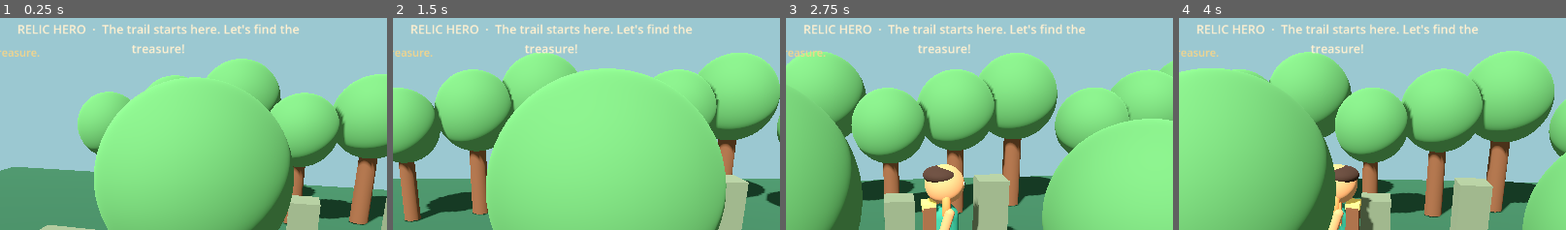
Above: before the commit, frames 1-4 (left to right).
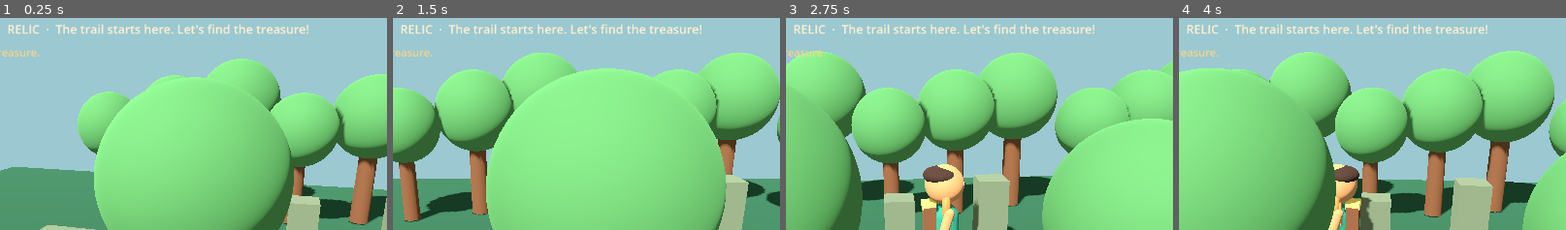
Above: after the commit, the same moments.

Repository: sshacker18/the-treasure-android
Game: Godot game, scene res://scenes/main.tscn
Same seed, same stepped clock (60 frames per second), same inputs: the game is played once before the commit and once after it. The project has no main scene, so this scene is started directly.
Inputs (mouse positions are % of the whole screen's width and height, from its top left):
- Up to frame 1 (0.25 s): no input
- Up to frame 2 (1.5 s): drag from (9, 84) to (60, 26) at 0.52 s; drag from (30, 54) to (45, 69) at 1.27 s
- Up to frame 3 (2.75 s): move the mouse to (60, 26) at 2.02 s; hold Right (ui_right) from 2.03 s (still down)
- Up to frame 4 (4 s): release Right (ui_right) at 2.75 s; drag from (45, 69) to (20, 34) at 2.77 s; move the mouse to (80, 64) at 3.52 s; hold Left (ui_left) from 3.53 s (still down)
The pictures show only the part of the screen within x 30-79%, y 0-50%; the shares and areas given below are measured in that part.

The runs differ from the first frame. In frame 1, 1.9% of the frame differs, in the area x 2-80%, y 2-17%; in frame 2, 1.9%; in frame 3, 1.9%; in frame 4, 1.9%.

Commit message:
fix(godot): use RELIC as the character placeholder label

Diff:
--- a/godot-prototype/scripts/main.gd
+++ b/godot-prototype/scripts/main.gd
@@ -24,7 +24,7 @@
 	_build_hero()
 	_build_camera()
 	_build_hud()
-	_show_line("RELIC HERO", "The trail starts here. Let's find the treasure!")
+	_show_line("RELIC", "The trail starts here. Let's find the treasure!")
 	_update_status("Explore the jungle and find the glowing treasure.")
 
 func _process(delta: float) -> void:
@@ -307,17 +307,17 @@
 		"jump":
 			if hero.is_on_floor():
 				hero.velocity.y = JUMP_SPEED
-			_show_line("RELIC HERO", "Whoa! Made it!")
+			_show_line("RELIC", "Whoa! Made it!")
 		"attack":
 			if is_instance_valid(_parts.get("Right Arm")):
 				_parts["Right Arm"].rotation.x = -1.25
-			_show_line("RELIC HERO", "Take that!")
+			_show_line("RELIC", "Take that!")
 		"interact":
 			_check_treasure(true)
 		"dodge":
 			hero.velocity.x *= 1.7
 			hero.velocity.z *= 1.7
-			_show_line("RELIC HERO", "Quick dodge!")
+			_show_line("RELIC", "Quick dodge!")
 
 func _check_treasure(force_interact: bool = false) -> void:
 	if _collected or not is_instance_valid(hero):
@@ -326,7 +326,7 @@
 	if hero.global_position.distance_to(treasure_position) < 1.65 or (force_interact and hero.global_position.distance_to(treasure_position) < 3.2):
 		_collected = true
 		_update_status("Treasure found! Vertical-slice objective complete.")
-		_show_line("RELIC HERO", "We found it! The treasure is ours!")
+		_show_line("RELIC", "We found it! The treasure is ours!")
 		hint_label.text = "TREASURE FOUND · prototype objective complete"
 
 func _show_line(speaker: String, line: String) -> void:
